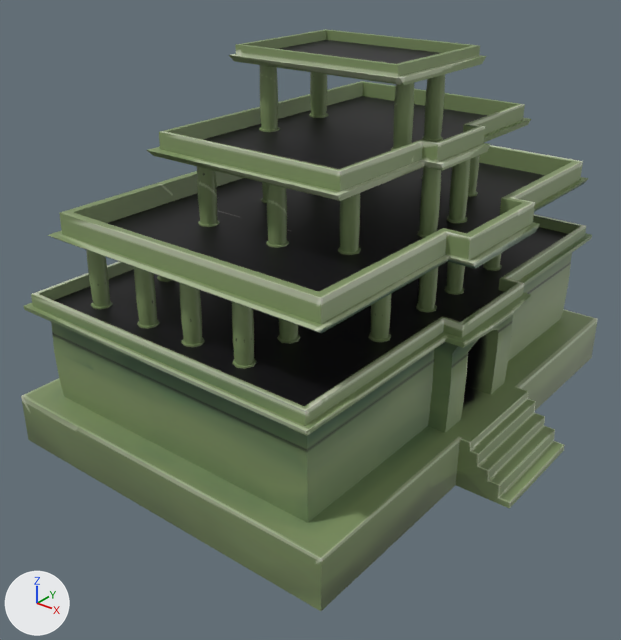
Two versions of the glTF model New New New/Assets/3D Assets/Base/Base 2.glb, one commit apart.
The view is the same before and after, from a 50 mm lens placed at (9.71, -12.93, 9.65), pointed at (0.24, -1.1, 2.31). Lighting does not change. The marker at lower left points along +X, +Y and +Z.

In view in the first picture: 'Nexus'.
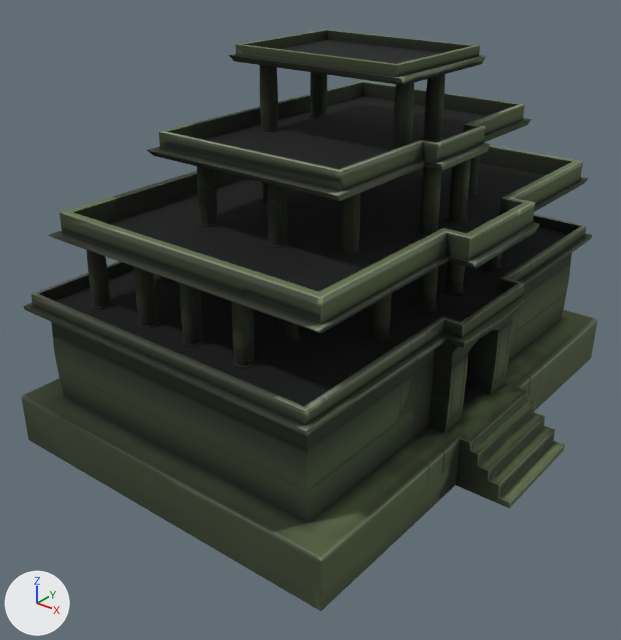
The newer file is also rescaled (x2.448) as a whole; pictures and numbers use the older file's frame.

What differs and where, as boxes (x1, y1, x2, y2) in the pictures (621 x 640 px):
'Nexus', surface changed
    both: (21, 29, 598, 611)

Patch to the scene script:
```diff
--- a/New New New/Assets/3D Assets/Base/Base 2.glb.py
+++ b/New New New/Assets/3D Assets/Base/Base 2.glb.py
@@ img_nexus_base_material_basecolor @@
+img_nexus_base_material_basecolor = load_image('Nexus_Base Material_BaseColor', '_unpacked/Nexus_Base_Material_BaseColor', 1024, 1024, 'sRGB')
@@ mat_base_material @@
 mat_base_material = principled_material('Base Material')
-mat_base_material.texture = img_base_albedo
+mat_base_material.texture = img_nexus_base_material_basecolor
+mat_base_material.roughness = 1.0
```
